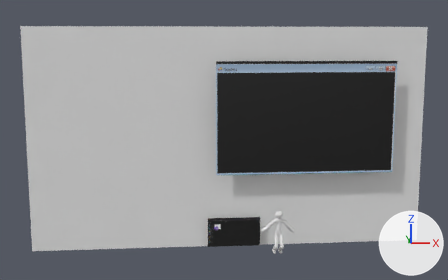
A saved change to the Blender file scenes/scene1/scene1.blend.
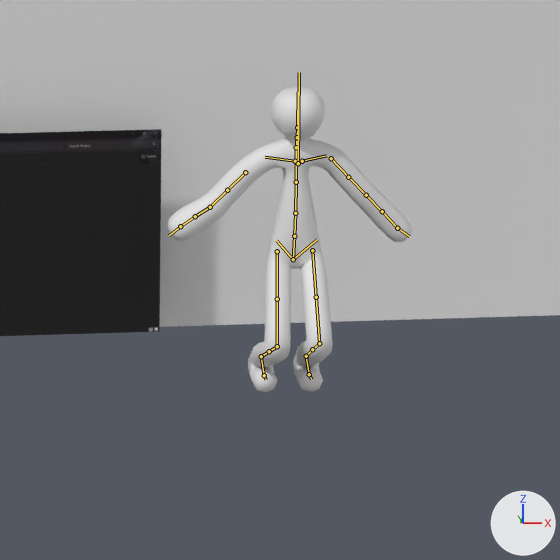
Each version appears first whole from a 50 mm camera at (-2.55, -21.69, 3.57) aimed at (-0.7, -0.6, 0.07), and next in a close-up on the part from 53% to 70% of the width and 71% to 99% of the height. Arrows for +X, +Y and +Z are at lower right; the lights stay in place. Both versions are drawn at frame 337 of the action 'rig.002Action'; the numbers are the values there. The bones that bend it are drawn over the model as lines in the close-ups.

The first close-up shows 'Plane', 'TOP SECRET', 'Vs'.
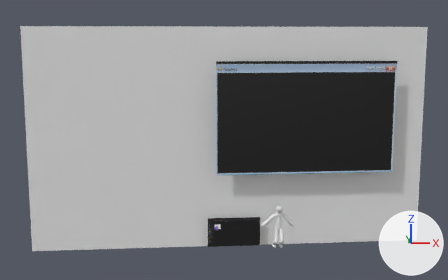
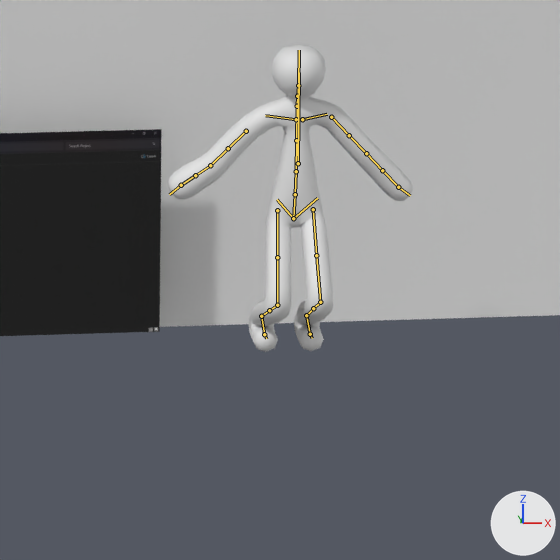
What changed in the scene script:
```text
Change bone_root:
    where bone_root = bpy.data.objects['rig.002'].pose.bones['root']
    bone_root.location: (0.0, 0.0, 0.0) -> (0.0, 0.0, 0.233)
```

Changed parts and their boxes [x1, y1, x2, y2] in the close-ups (560 x 560 px):
'Plane', posed
    before: [167, 86, 412, 393]
    after: [168, 45, 413, 352]
